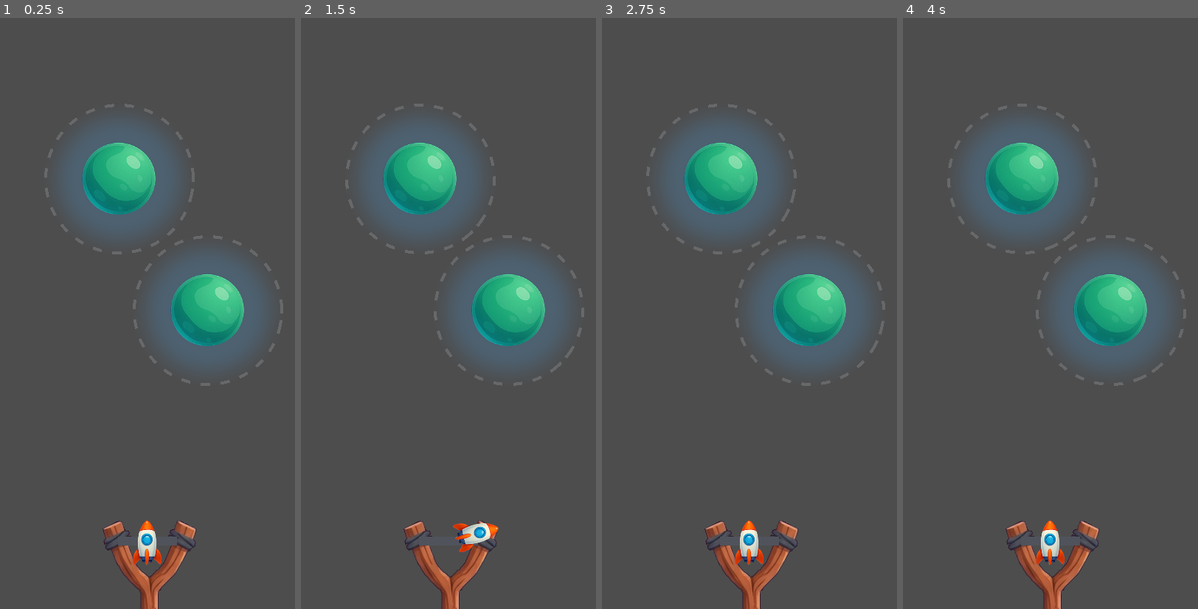
Above: before the commit, frames 1-4 (left to right).
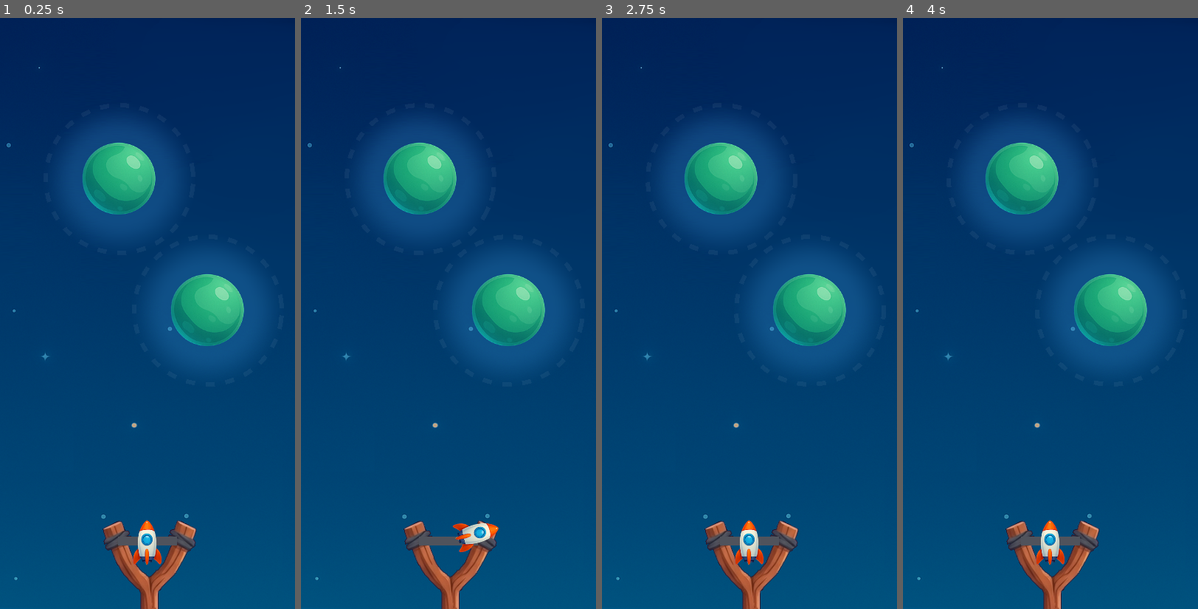
Above: after the commit, the same moments.

Repository: nbarkoch/spacecraft-launcher
Game: Godot game, scene res://scenes/game.tscn
Two runs of this game, one before a commit and one after it. Both use one fixed random seed, a clock stepped at 60 frames per second and the inputs below.
Inputs (mouse positions are in pixels of both pictures, inside the frame that each line leads up to):
- Up to frame 1 (0.25 s): no input
- Up to frame 2 (1.5 s): move the mouse to (448, 567) at 0.52 s; press the mouse at (448, 567) at 0.53 s; move the mouse to (389, 343) at 1.27 s; release the mouse at (389, 343) at 1.28 s; click (389, 343) at 1.35 s
- Up to frame 3 (2.75 s): move the mouse to (779, 183) at 2.02 s; press the mouse at (779, 183) at 2.03 s
- Up to frame 4 (4 s): move the mouse to (1035, 431) at 2.77 s; release the mouse at (1035, 431) at 2.78 s; click (1035, 431) at 2.85 s; move the mouse to (1139, 402) at 3.52 s; press the mouse at (1139, 402) at 3.53 s

The runs differ from the first frame. In frame 1, 93% of the frame differs, in the area x 0-100%, y 0-100%; in frame 2, 93%; in frame 3, 93%; in frame 4, 93%.

Commit message:
small sprites

Diff:
--- a/scenes/border_game.tscn
+++ b/scenes/border_game.tscn
@@ -1,6 +1,7 @@
-[gd_scene load_steps=3 format=3 uid="uid://bp4wny2hgl85v"]
+[gd_scene load_steps=4 format=3 uid="uid://bp4wny2hgl85v"]
 
 [ext_resource type="Script" path="res://scripts/border_game.gd" id="1_vqse4"]
+[ext_resource type="Texture2D" uid="uid://c5f0oqu0yvwfp" path="res://sprites/bg.png" id="2_jtfvt"]
 
 [sub_resource type="RectangleShape2D" id="RectangleShape2D_kc0ic"]
 size = Vector2(345, 549.5)
@@ -13,4 +14,9 @@
 position = Vector2(-1, 0)
 shape = SubResource("RectangleShape2D_kc0ic")
 
+[node name="Sprite2D" type="Sprite2D" parent="."]
+position = Vector2(2.00001, -7.00003)
+scale = Vector2(0.443359, 0.40625)
+texture = ExtResource("2_jtfvt")
+
 [connection signal="body_exited" from="." to="." method="_on_body_exited"]
--- a/scripts/gravity_zone_visualizer.gd
+++ b/scripts/gravity_zone_visualizer.gd
@@ -4,8 +4,8 @@
 @export var radius: float = 0.0
 @export var dash_length: float = 8.0
 @export var gap_length: float = 6.0
-@export var line_width: float = 2.0
-@export var line_color: Color = Color(1.0, 1.0, 1.0, 0.15)  # Light blue, semi-transparent
+@export var line_width: float = 3.0
+@export var line_color: Color = Color(1.0, 1.0, 1.0, 0.05)  # Light blue, semi-transparent
 @export var rotation_speed: float = 30.0  # degrees per second
 
 var line2d: Line2D
--- a/scripts/planet.gd
+++ b/scripts/planet.gd
@@ -9,7 +9,7 @@
 # Visualization
 @export var show_gravity_zone: bool = true
 @export var zone_color: Color = Color(0.5, 0.8, 1.0, 0.6)
-@export var zone_rotation_speed: float = 30.0
+@export var zone_rotation_speed: float = 15.0
 
 var gravity_visualizer: GravityZoneVisualizer
 
Binary file added: sprites/bg.png
Not shown, added: sprites/bg.png.import
Binary file added: sprites/coin.png
Not shown, added: sprites/coin.png.import
Binary file added: sprites/planet_c.png
Not shown, added: sprites/planet_c.png.import
